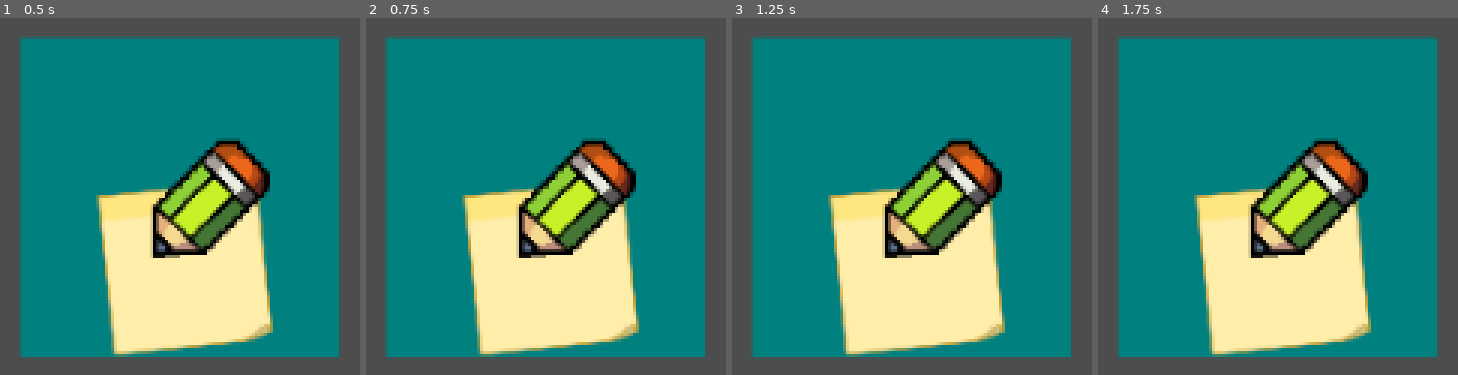
Above: before the commit, frames 1-4 (left to right).
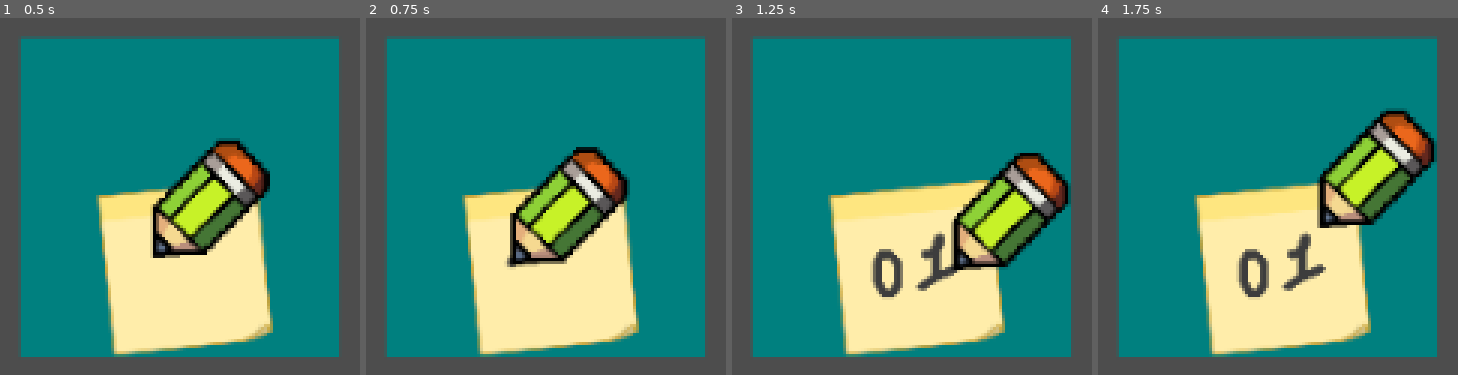
Above: after the commit, the same moments.

Repository: Proksimas/HackerIDLE
Game: Godot game, scene res://Game/Clickers/learning_clicker.tscn
Same seed, same stepped clock (60 frames per second), same inputs: the game is played once before the commit and once after it. This scene is started directly instead of the project's main scene.
Inputs (mouse positions are in pixels of both pictures, inside the frame that each line leads up to):
- Up to frame 1 (0.5 s): no input
- Up to frame 2 (0.75 s): tap Enter at 0.5 s; move the mouse to (546, 196) at 0.52 s; click (546, 196) at 0.67 s
- Up to frame 3 (1.25 s): no input
- Up to frame 4 (1.75 s): move the mouse to (outside the picture) at 1.27 s; click (outside the picture) at 1.42 s

Frame 1 is identical in both runs. In frame 2, 4.9% of the frame differs, in the area x 39-75%, y 33-70%; in frame 3, 14%, in the area x 38-95%, y 33-79%; in frame 4, 13%.
Error before the commit: Invalid access to property or key 'item_name' on a base object of type 'Dictionary'. (res://Game/Clickers/learning_clicker.gd:33)

Commit message:
just few fix

Diff:
--- a/hackeridle/Game/Clickers/learning_clicker.gd
+++ b/hackeridle/Game/Clickers/learning_clicker.gd
@@ -8,7 +8,8 @@
 func _ready() -> void:
 
 	#TEST
-
+	set_learning_clicker(LearningItemsDB.get_item_cara("post-it"))
+	Player.add_item(LearningItemsDB.get_item_cara("post-it"))
 	#END TEST
 	pass # Replace with function body.
 
@@ -30,6 +31,9 @@
 			Player.knowledge_point += get_earn_kp()
 			print(get_earn_kp())
 			#ATTENTION le nomde l'animation doit être celui de l'item
+			if learning_clicker_sprite.is_playing():
+				learning_clicker_sprite.stop()
+
 			learning_clicker_sprite.play(current_item_cara["item_name"])
 
 
--- a/hackeridle/Game/Interface/Interface.tscn
+++ b/hackeridle/Game/Interface/Interface.tscn
@@ -110,6 +110,7 @@
 size_flags_vertical = 3
 size_flags_stretch_ratio = 3.85
 current_tab = 0
+tabs_visible = false
 
 [node name="Connaissance" type="Control" parent="Panel/VBoxContainer/TabContainer"]
 layout_mode = 2
